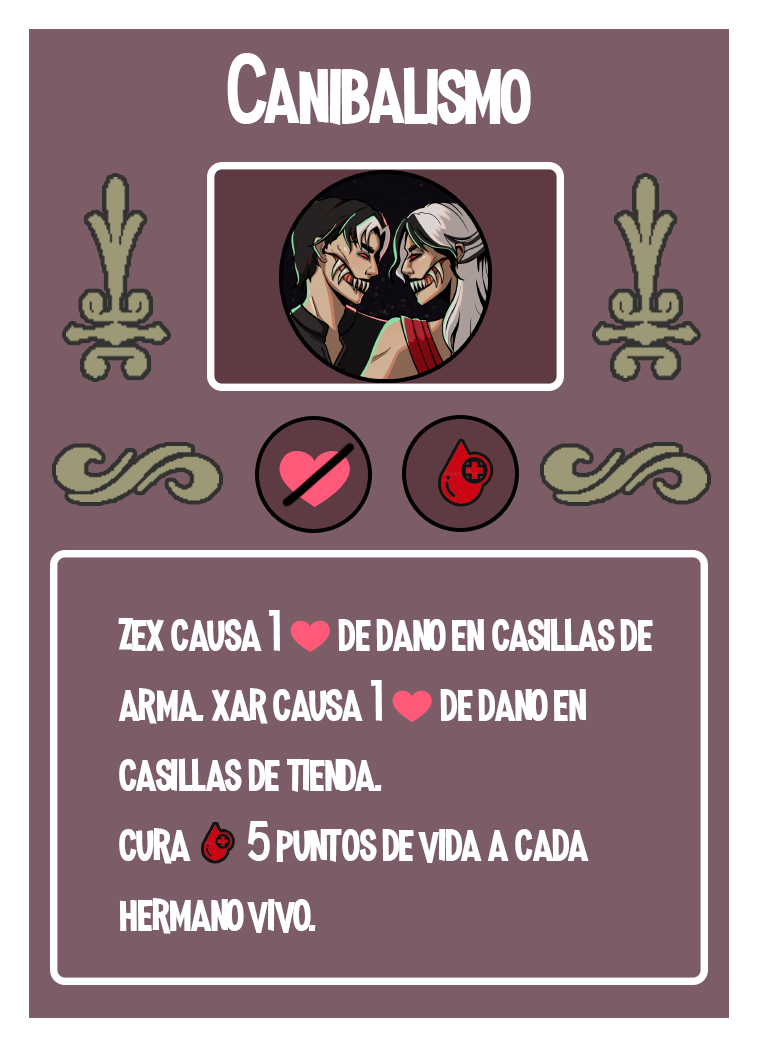
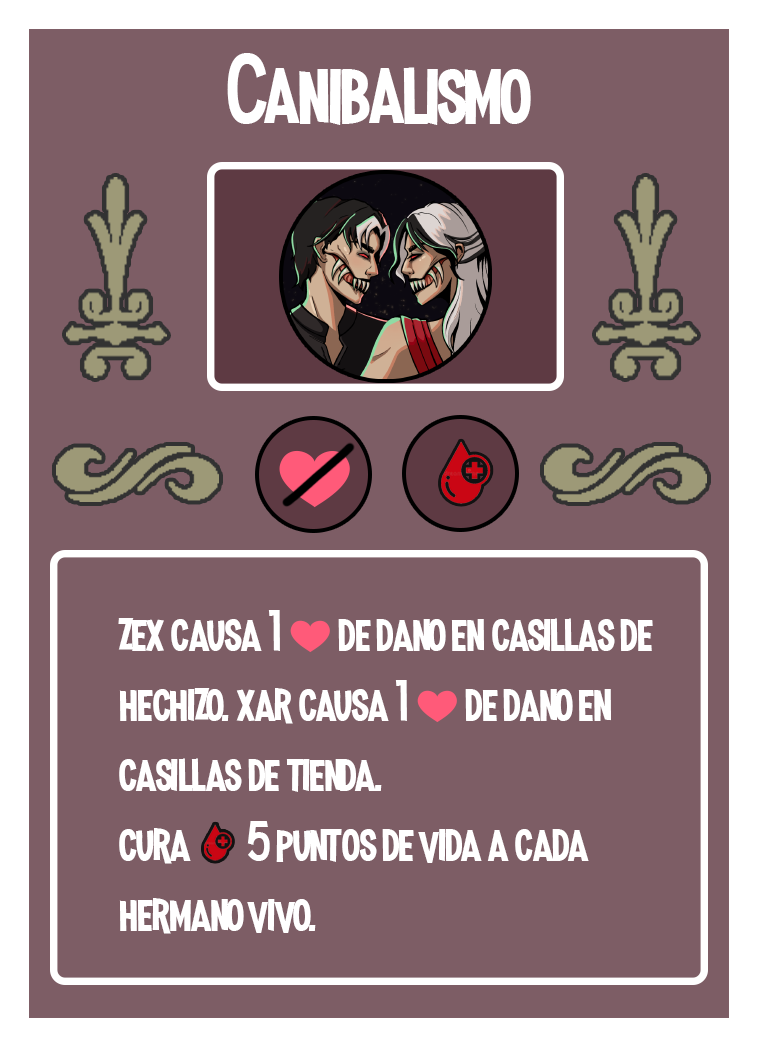
Before/after of a 758 × 1047 layered artwork. What changed in the layer stack:
renamed "zex causa 1 ❤ de dano en casillas de arma. xar causa 1 ❤ de d" to "zex causa 1 ❤ de dano en casillas de hechizo. xar causa 1 ❤ d", painted on it over (118, 680, 611, 724)
